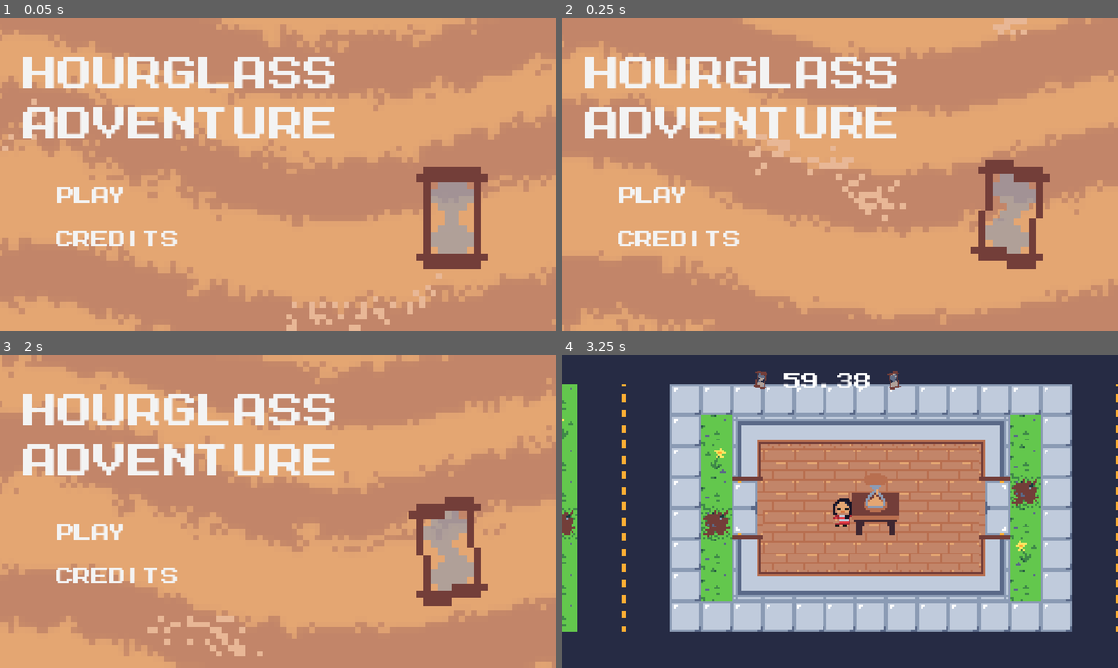
Above: before the commit, frames 1-4 (two rows, left to right).
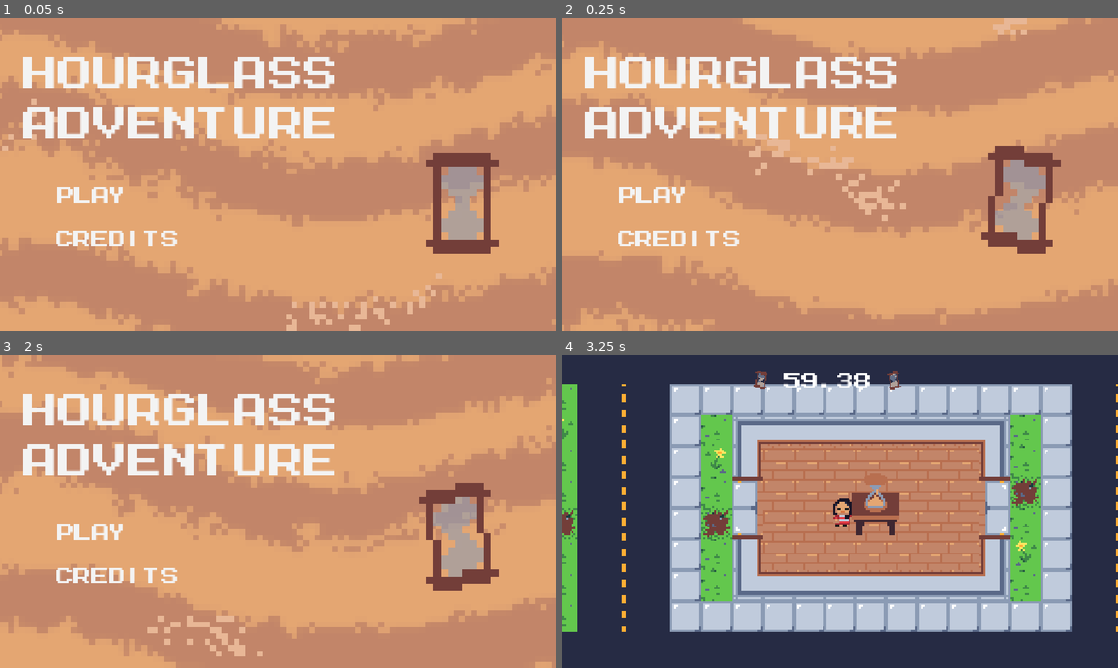
Above: after the commit, the same moments.

Repository: Pedso18/GMTK2026_JUPE
Game: Godot game, scene res://scenes/startMenu.tscn
Two runs of this game, one before a commit and one after it. Both use one fixed random seed, a clock stepped at 60 frames per second and the inputs below. Sound files missing from this copy of the repository are replaced by a short silence.
Inputs (mouse positions are in pixels of both pictures, inside the frame that each line leads up to):
- Up to frame 1 (0.05 s): no input
- Up to frame 2 (0.25 s): no input
- Up to frame 3 (2 s): click "Credits" at 0.5 s; click "Return to Menu" at 1.25 s
- Up to frame 4 (3.25 s): click "Play" at 2 s; move the mouse to (962, 495) at 2.77 s; hold Right (ui_right) from 2.78 s (still down)

The runs differ from the first frame. In frame 1, 3.6% of the frame differs, in the area x 74-90%, y 43-81%; in frame 2, 3.4%; in frame 3, 3.4%; in frame 4, nothing differs.

Commit message:
fixed scene change freezes - final commit! (?)

Diff:
--- a/project.godot
+++ b/project.godot
@@ -18,6 +18,7 @@
 [autoload]
 
 GameManager="*uid://b5xilkyykddms"
+SceneSwitcher="*uid://b6sbpm87e4ruf"
 
 [display]
 
--- a/scenes/startMenu.tscn
+++ b/scenes/startMenu.tscn
@@ -125,7 +125,7 @@
 z_index = 5
 texture_filter = 1
 texture_repeat = 1
-position = Vector2(937, 414.00003)
+position = Vector2(958.00006, 384.00003)
 scale = Vector2(15, 15)
 sprite_frames = SubResource("SpriteFrames_om28l")
 autoplay = "default"
--- a/scripts/GameManager.gd
+++ b/scripts/GameManager.gd
@@ -125,7 +125,7 @@
 	if(timeLeft <= 0 and alive):
 
 		alive = false
-		get_tree().change_scene_to_file("res://scenes/finalScreen.tscn")
+		SceneSwitcher.switch_to_scene("res://scenes/finalScreen.tscn")
 	elif (timeLeft > 0):
 		score += delta * 100
 	pass
--- /dev/null
+++ b/scripts/SceneSwitcher.gd
@@ -0,0 +1,38 @@
+extends Node
+
+var target_scene_path: String = ""
+
+func switch_to_scene(path: String) -> void:
+	target_scene_path = path
+	# Request the load in the background
+	ResourceLoader.load_threaded_request(target_scene_path)
+	# Turn on processing to monitor the load progress
+	set_process(true)
+
+func _ready() -> void:
+	# Keep process disabled until a scene switch is requested
+	set_process(false)
+
+func _process(_delta: float) -> void:
+	if target_scene_path.is_empty():
+		return
+
+	var progress = []
+	# Poll the load status frame-by-frame
+	var status = ResourceLoader.load_threaded_get_status(target_scene_path, progress)
+
+	if status == ResourceLoader.THREAD_LOAD_LOADED:
+		# 1. Fetch the loaded PackedScene resource from memory
+		var packed_scene: PackedScene = ResourceLoader.load_threaded_get(target_scene_path)
+
+		# 2. Free current scene and swap to the new one
+		get_tree().change_scene_to_packed(packed_scene)
+
+		# Reset and turn off process loop
+		target_scene_path = ""
+		set_process(false)
+
+	elif status == ResourceLoader.THREAD_LOAD_FAILED or status == ResourceLoader.THREAD_LOAD_INVALID_RESOURCE:
+		push_error("Failed to load scene: " + target_scene_path)
+		target_scene_path = ""
+		set_process(false)
--- a/scripts/bigBucket.gd
+++ b/scripts/bigBucket.gd
@@ -9,7 +9,7 @@
 # Called every frame. 'delta' is the elapsed time since the previous frame.
 func _process(delta: float) -> void:
 	if get_tree().get_nodes_in_group("grainOfSand").is_empty():
-		get_tree().change_scene_to_file("res://scenes/node_2d.tscn")
+		SceneSwitcher.switch_to_scene("res://scenes/node_2d.tscn")
 
 	pass
 
--- a/scripts/creditsScreen.gd
+++ b/scripts/creditsScreen.gd
@@ -3,5 +3,5 @@
 
 
 func _on_back_to_menu_button_pressed() -> void:
-	get_tree().change_scene_to_file("res://scenes/startMenu.tscn")
+	SceneSwitcher.switch_to_scene("res://scenes/startMenu.tscn")
 	pass # Replace with function body.
--- a/scripts/finalScore.gd
+++ b/scripts/finalScore.gd
@@ -19,5 +19,5 @@
 
 func _on_play_again_button_pressed() -> void:
 	GameManager.initPlayAgain = true
-	get_tree().change_scene_to_file("res://scenes/node_2d.tscn")
+	SceneSwitcher.switch_to_scene("res://scenes/node_2d.tscn")
 	pass # Replace with function body.
--- a/scripts/play_button.gd
+++ b/scripts/play_button.gd
@@ -1,12 +1,12 @@
 extends Button
 
 func _on_credits_button_pressed() -> void:
-	get_tree().change_scene_to_file("res://scenes/creditsScreen.tscn")
+	SceneSwitcher.switch_to_scene("res://scenes/creditsScreen.tscn")
 	pass # Replace with function body.
 
 
 func _on_play_pressed() -> void:
 	$AudioStreamPlayer2D.play()
 	await $AudioStreamPlayer2D.finished
-	get_tree().change_scene_to_file("res://scenes/node_2d.tscn")
+	SceneSwitcher.switch_to_scene("res://scenes/node_2d.tscn")
 	pass # Replace with function body.
--- a/scripts/sand_rb.gd
+++ b/scripts/sand_rb.gd
@@ -28,7 +28,7 @@
 			GameManager.sandFollowers.append(areiaIndex)
 		alvo_jogador = body
 		GameManager.saveScene()
-		get_tree().change_scene_to_file("res://scenes/catchingSand.tscn")
+		SceneSwitcher.switch_to_scene("res://scenes/catchingSand.tscn")
 
 
 func _process(delta: float) -> void:
Not shown, changed: export_presets.cfg
Binary file added: html_export/buildv1.apple-touch-icon.png
Not shown, added: html_export/buildv1.apple-touch-icon.png.import
Binary file added: html_export/buildv1.icon.png
Not shown, added: html_export/buildv1.icon.png.import
Binary file added: html_export/buildv1.png
Not shown, added: html_export/buildv1.png.import
Binary file added: html_export/index.apple-touch-icon.png
Not shown, added: html_export/index.apple-touch-icon.png.import
Binary file added: html_export/index.icon.png
Not shown, added: html_export/index.icon.png.import
Binary file added: html_export/index.png
(and 14 more such lines)
